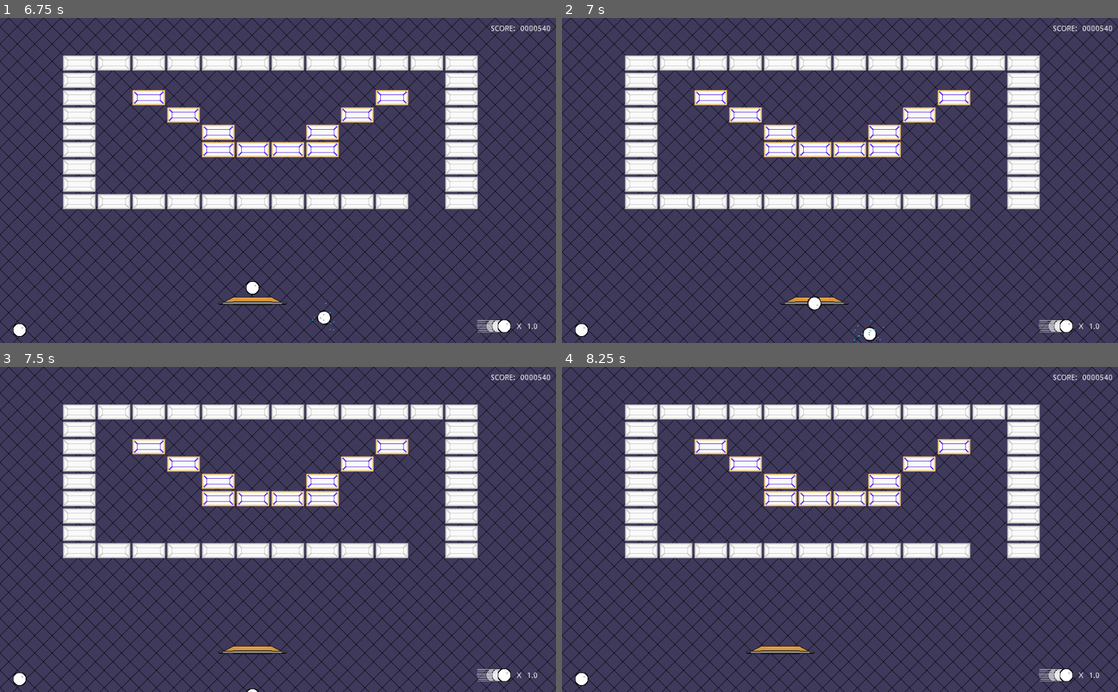
Above: before the commit, frames 1-4 (two rows, left to right).
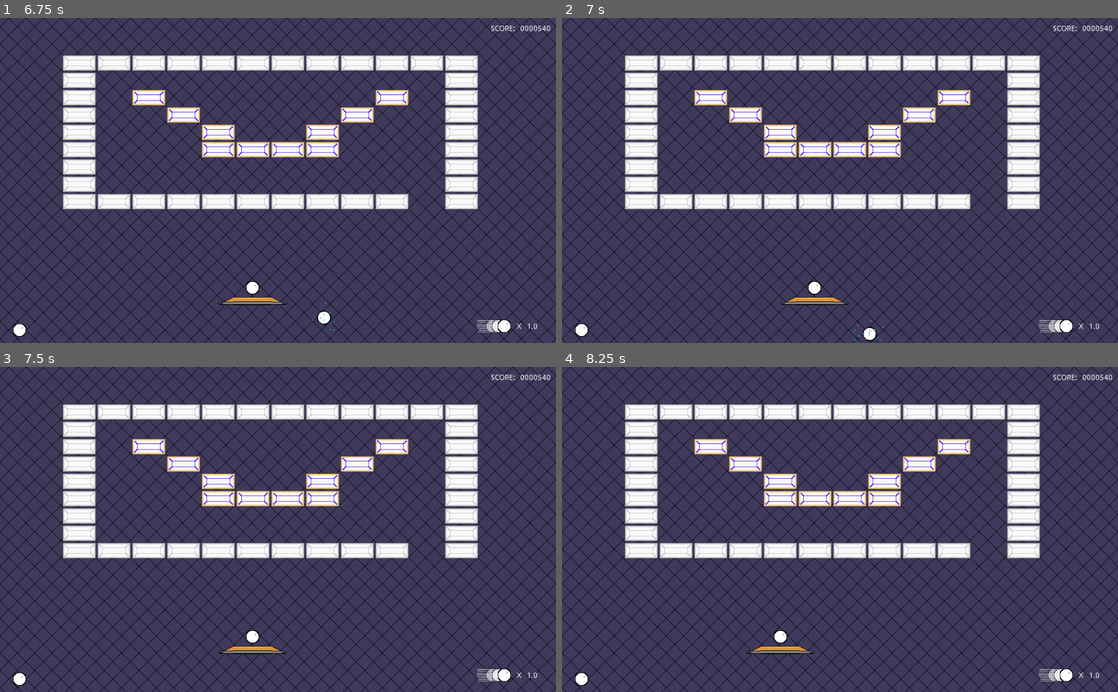
Above: after the commit, the same moments.

Repository: Anatolij-Grigorjev/Breakout4Godot
Game: Godot game, scene res://BreakoutGame.tscn
Same seed, same stepped clock (60 frames per second), same inputs: the game is played once before the commit and once after it.
Inputs (mouse positions are in pixels of both pictures, inside the frame that each line leads up to):
- Up to frame 1 (6.75 s): tap Enter (ui_accept) at 0.5, 0.77, 2, 3.5, 3.77 s; move the mouse to (400, 164) at 0.52 s; hold Right (paddle_right) 0.53-1.25 s; tap Space (paddle_launch_ball) at 0.6, 3.6, 6.6 s; click (400, 164) at 0.67 s; drag from (166, 196) to (250, 245) at 1.27 s; move the mouse to (333, 109) at 2.02 s; hold Right (paddle_right) 2.03-2.75 s; tap Ctrl at 2.1, 5.1 s; drag from (250, 245) to (111, 131) at 2.77 s; move the mouse to (444, 229) at 3.52 s; hold Left (paddle_left) 3.53-4.25 s; drag from (111, 131) to (194, 99) at 4.27 s; move the mouse to (305, 180) at 5.02 s; hold Left (paddle_left) 5.03-5.75 s; click (305, 180) at 5.17 s; drag from (194, 99) to (166, 196) at 5.77 s; move the mouse to (400, 164) at 6.52 s; hold Up (paddle_ball_speedup) from 6.53 s (still down)
- Up to frame 2 (7 s): keep holding Up (paddle_ball_speedup); tap Enter (ui_accept) at 6.77 s
- Up to frame 3 (7.5 s): release Up (paddle_ball_speedup) at 7.25 s; drag from (166, 545) to (250, 594) at 7.27 s
- Up to frame 4 (8.25 s): tap Enter (ui_accept) at 8 s; move the mouse to (895, 458) at 8.02 s; hold Left (paddle_left) from 8.03 s (still down); tap Ctrl at 8.1 s

Frame 1 is identical in both runs. In frame 2, 0.2% of the frame differs, in the area x 44-47%, y 80-90%; in frame 3, 0.1%; in frame 4, less than 0.1%.

Commit message:
reset paddle position when restarting stage

Diff:
--- a/game/BreakoutGame.gd
+++ b/game/BreakoutGame.gd
@@ -55,9 +55,8 @@
 	for ball in _get_active_balls():
 		ball.queue_free()
 
-	var ball = _create_new_ball()
-	paddle.attach_ball(ball)
 	paddle.enable_control()
+	paddle.position.y = paddle_starting_y
 
 	scoreCounter.value = 0.0
 	livesCounter.numExtraBalls = 3
@@ -88,12 +87,8 @@
 
 	var active_balls = _get_active_balls()
 
-	#no unattached balls to speedup
-	if paddle.ball_attached and active_balls.size() == 1:
-		return
-
 	for ball in active_balls:
-		if ball.is_at_max_speed():
+		if ball.is_at_max_speed() or paddle.ballRef == ball:
 			ball.stop_glowing()
 			continue
 		ball.speedup_ball()
@@ -103,12 +98,8 @@
 
 	var active_balls = _get_active_balls()
 
-	#no unattached balls to speedup
-	if paddle.ball_attached and active_balls.size() == 1:
-		return
-
 	for ball in active_balls:
-		if ball.is_at_max_speed():
+		if ball.is_at_max_speed() or paddle.ballRef == ball:
 			continue
 		ball.glow()
 
@@ -116,10 +107,6 @@
 func _on_paddle_ball_speedup_ended():
 
 	var active_balls = _get_active_balls()
-
-	#no unattached balls to speedup
-	if paddle.ball_attached and active_balls.size() == 1:
-		return
 
 	for ball in active_balls:
 		ball.stop_glowing()
--- a/game/paddle/Paddle.gd
+++ b/game/paddle/Paddle.gd
@@ -36,10 +36,7 @@
 var input_enabled = true
 
 func _ready():
-	ballRef = Utils.getFirstTreeNodeInGroup(get_tree(), "ball")
-	ball_attached = _check_has_attached_ball()
-	if ball_attached:
-		_clamp_ball_on_paddle()
+
 	sprite_material = $Sprite.material
 	cooldownTimer.wait_time = ball_speedup_cooldown
 	cooldownTimer.connect("timeout", self, "_on_speedup_cooldown_done")
@@ -147,6 +144,7 @@
 		ballRef.reset_speed()
 		get_parent().add_child(ballRef)
 		ballRef.global_position = Vector2(global_position.x, global_position.y - 10)
+		ballRef = null
 
 
 func _ball_bounce_done():
